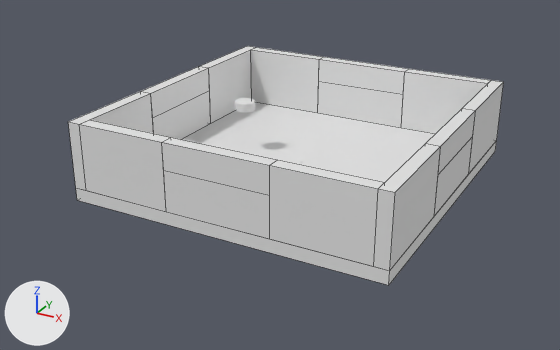
The Blender file Resources/levels/stage.blend: old version first, new version second.
Camera for both pictures: a 50 mm camera at (253.0, -494.0, 237.0) aimed at (-9.0, -18.0, -1.0). Lighting does not change. The marker at lower left points along +X, +Y and +Z. Mesh edges are drawn as thin lines on the coarser meshes.

In view in the first picture: '地面', '立方体', '立方体.002', '立方体.003', '立方体.004', '立方体.005', '立方体.007', '立方体.008', '立方体.012', '立方体.016', '立方体.017', '立方体.018', '立方体.019', '立方体.020', '立方体.022', '立方体.023'.
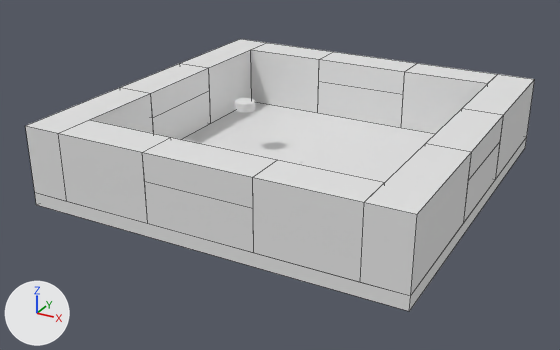
The edits, one by one:
Object '立方体' (ob_立方体) moves from (-115.0, 80.0, 30.0) to (-125.0, 90.0, 30.0).
Object '立方体' (ob_立方体) is rescaled from (5.0, 40.0, 25.0) to (15.0, 50.0, 25.0).
Object '立方体.002' (ob_立方体_002) moves from (-75.0, -115.0, 30.0) to (-75.0, -125.0, 30.0).
Object '立方体.002' (ob_立方体_002) is rescaled from (35.0, 5.0, 25.0) to (35.0, 15.0, 25.0).
Object '立方体.003' (ob_立方体_003) moves from (115.0, -80.0, 30.0) to (125.0, -90.0, 30.0).
Object '立方体.003' (ob_立方体_003) is rescaled from (5.0, 40.0, 25.0) to (15.0, 50.0, 25.0).
Object '地面' (ob_地面) is rescaled from (120.0, 120.0, 5.0) to (140.0, 140.0, 5.0).
Object '立方体.005' (ob_立方体_005) moves from (-115.0, -80.0, 30.0) to (-125.0, -90.0, 30.0).
Object '立方体.005' (ob_立方体_005) is rescaled from (5.0, 40.0, 25.0) to (15.0, 50.0, 25.0).
Object '立方体.007' (ob_立方体_007) moves from (75.0, -115.0, 30.0) to (75.0, -125.0, 30.0).
Object '立方体.007' (ob_立方体_007) is rescaled from (35.0, 5.0, 25.0) to (35.0, 15.0, 25.0).
Object '立方体.008' (ob_立方体_008) moves from (115.0, 80.0, 30.0) to (125.0, 90.0, 30.0).
Object '立方体.008' (ob_立方体_008) is rescaled from (5.0, 40.0, 25.0) to (15.0, 50.0, 25.0).
Object '立方体.004' (ob_立方体_004) moves from (75.0, 115.0, 30.0) to (75.0, 125.0, 30.0).
Object '立方体.004' (ob_立方体_004) is rescaled from (35.0, 5.0, 25.0) to (35.0, 15.0, 25.0).
Object '立方体.012' (ob_立方体_012) moves from (-75.0, 115.0, 30.0) to (-75.0, 125.0, 30.0).
Object '立方体.012' (ob_立方体_012) is rescaled from (35.0, 5.0, 25.0) to (35.0, 15.0, 25.0).
Object '立方体.016' (ob_立方体_016) moves from (-115.0, 0.0, 45.0) to (-125.0, 0.0, 45.0).
Object '立方体.016' (ob_立方体_016) is rescaled from (5.0, 40.0, 10.0) to (15.0, 40.0, 10.0).
Object '立方体.017' (ob_立方体_017) moves from (115.0, 0.0, 45.0) to (125.0, 0.0, 45.0).
Object '立方体.017' (ob_立方体_017) is rescaled from (5.0, 40.0, 10.0) to (15.0, 40.0, 10.0).
Object '立方体.018' (ob_立方体_018) moves from (0.0, -115.0, 45.0) to (0.0, -125.0, 45.0).
Object '立方体.018' (ob_立方体_018) is rescaled from (40.0, 5.0, 10.0) to (40.0, 15.0, 10.0).
Object '立方体.019' (ob_立方体_019) moves from (0.0, 115.0, 45.0) to (0.0, 125.0, 45.0).
Object '立方体.019' (ob_立方体_019) is rescaled from (40.0, 5.0, 10.0) to (40.0, 15.0, 10.0).
Object '立方体.020' (ob_立方体_020) moves from (115.0, 0.0, 20.0) to (125.0, 0.0, 20.0).
Object '立方体.020' (ob_立方体_020) is rescaled from (5.0, 40.0, 15.0) to (15.0, 40.0, 15.0).
Object '立方体.023' (ob_立方体_023) moves from (0.0, -115.0, 20.0) to (0.0, -125.0, 20.0).
Object '立方体.023' (ob_立方体_023) is rescaled from (40.0, 5.0, 15.0) to (40.0, 15.0, 15.0).

What differs and where, as boxes [x1, y1, x2, y2] in the pictures (560 x 350 px):
'地面', rescaled (17% wider, 14% taller)
    before: [76, 102, 497, 285]
    after: [35, 102, 527, 311]
'立方体.007', moved, rescaled (15% wider, 15% taller)
    before: [270, 160, 385, 266]
    after: [253, 160, 385, 282]
'立方体.003', moved, rescaled (65% wider, 20% taller)
    before: [374, 143, 441, 270]
    after: [360, 143, 471, 296]
'立方体.002', moved, rescaled (23% wider, 13% taller)
    before: [79, 120, 170, 211]
    after: [58, 120, 170, 223]
'立方体.023', moved, rescaled
    before: [164, 171, 270, 239]
    after: [145, 182, 254, 253]
'立方体.018', moved, rescaled (17% wider, 22% taller)
    before: [162, 137, 277, 195]
    after: [142, 137, 277, 208]
'立方体.005', moved, rescaled (49% wider, 15% taller)
    before: [68, 91, 154, 190]
    after: [25, 87, 154, 201]
'立方体.004', moved, rescaled (7% wider, 9% taller)
    before: [401, 69, 491, 134]
    after: [401, 63, 497, 134]
'立方体.008', moved, rescaled (71% wider, 12% taller)
    before: [463, 80, 504, 173]
    after: [463, 74, 534, 178]
'立方体.012', moved, rescaled (14% wider)
    before: [251, 47, 322, 113]
    after: [251, 43, 332, 113]
'立方体', moved, rescaled (51% wider, 9% taller)
    before: [200, 46, 256, 123]
    after: [181, 39, 266, 123]
'立方体.017', moved, rescaled (55% wider, 10% taller)
    before: [426, 108, 476, 174]
    after: [426, 108, 504, 181]
'立方体.019', moved, rescaled (9% wider, 13% taller)
    before: [319, 57, 408, 94]
    after: [319, 52, 416, 94]
'立方体.016', moved, rescaled (30% wider)
    before: [142, 66, 210, 117]
    after: [121, 63, 210, 117]
'立方体.020', moved, rescaled
    before: [434, 137, 473, 216]
    after: [464, 142, 500, 222]
